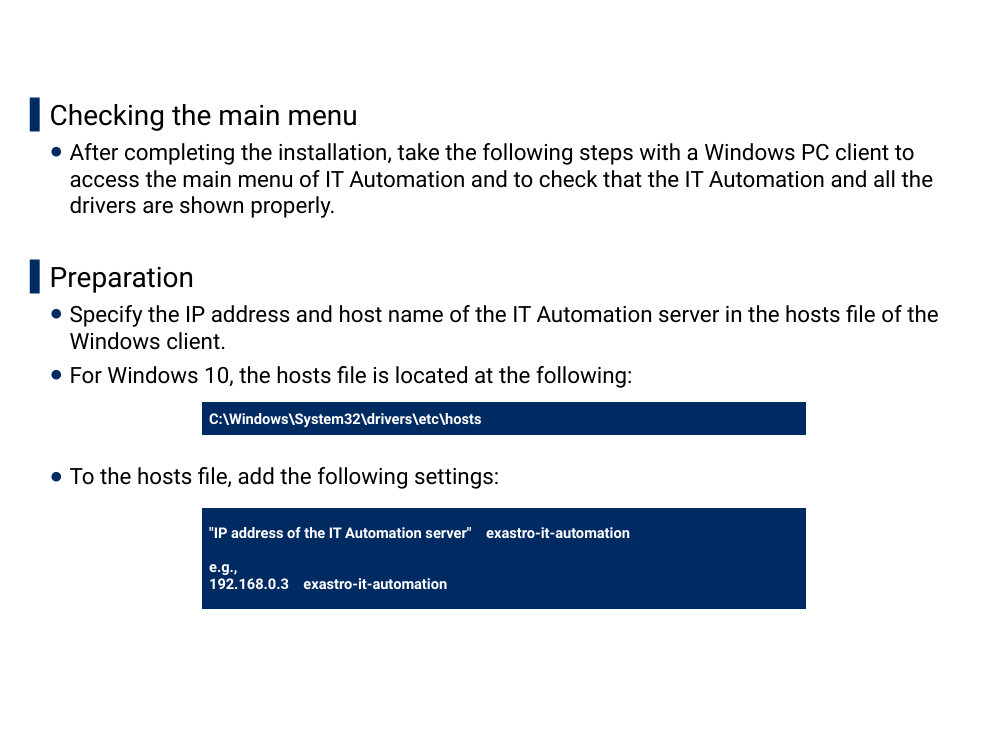
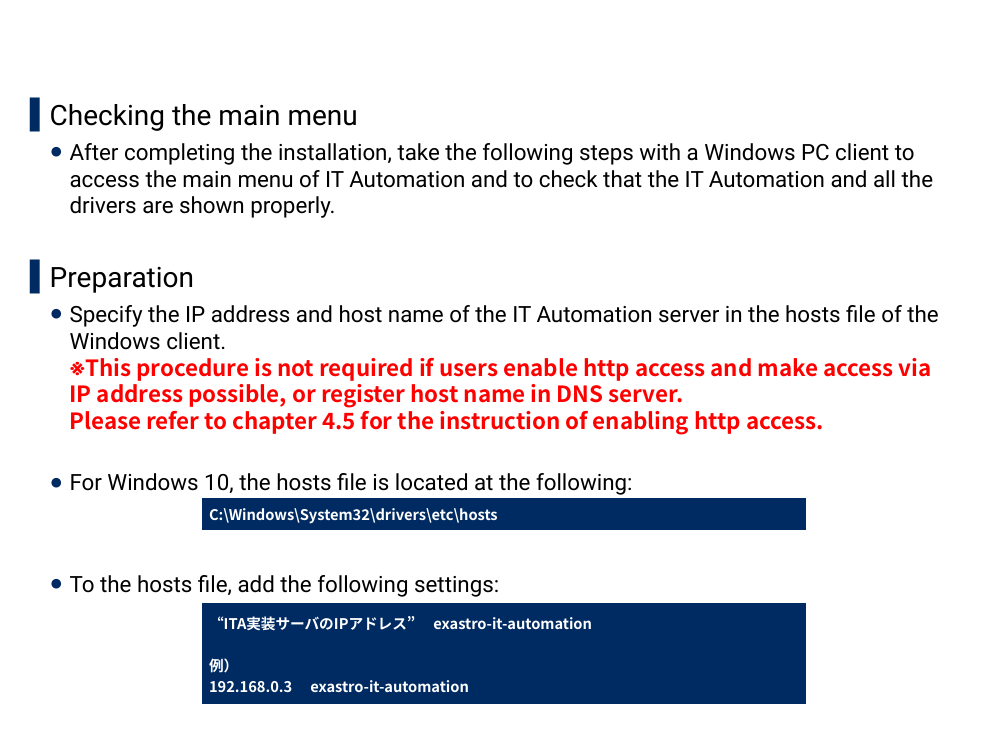
Before and after one commit to exastro-suite/it-automation-docs, a slide deck: slide 21 of asset/Learn/ITA-online-install_en.pptx. Drawn at 1008x756 pixels with LibreOffice and Linux fonts; fonts in the diff are those of the drawing; background and template pictures are left out. Boxes give left, top, right and bottom in pixels: in the first picture for what was removed or moved away, otherwise in the second. Text is boxed around its words. In the diff, an @@ line names an element or a change of style, - is before the commit and + after.

Commit message:
2020/04/16 18:04:26

```diff
--- a/asset/Learn/ITA-online-install_en.pptx
+++ b/asset/Learn/ITA-online-install_en.pptx
@@ text at [70,305,938,435]: text changed; font Roboto to Noto Sans CJK JP; text colour #000000 to #FF0000; bold on @@
-  ● Specify the IP address and host name of the IT Automation server in the hosts file of the Windows client.
+  ● Specify the IP address and host name of the IT Automation server in the hosts file of the Windows client.
+    ※This procedure is not required if users enable http access and make access via IP address possible, or register host name in DNS server.
+    Please refer to chapter 4.5 for the instruction of enabling http access.
@@ table at [202,497,806,532] @@
@@ font Roboto to Noto Sans CJK JP @@
@@ table: place and size @@
-table at [202,402,806,437]
+table at [202,497,806,532]
@@ table: place and size @@
-table at [202,508,806,611]
+table at [202,603,806,706]
@@ table at [202,603,806,706] @@
@@ row 1, column 1: ""IP address of the IT Automation server" exastro-it-automation e.g., 192.168.0.3 exastro-it-automation" to "“ITA実装サーバのIPアドレス” exastro-it-automation 例） 192.168.0.3 exastro-it-automation" @@
```
Also in this commit, not shown: 2 other slides changed.
